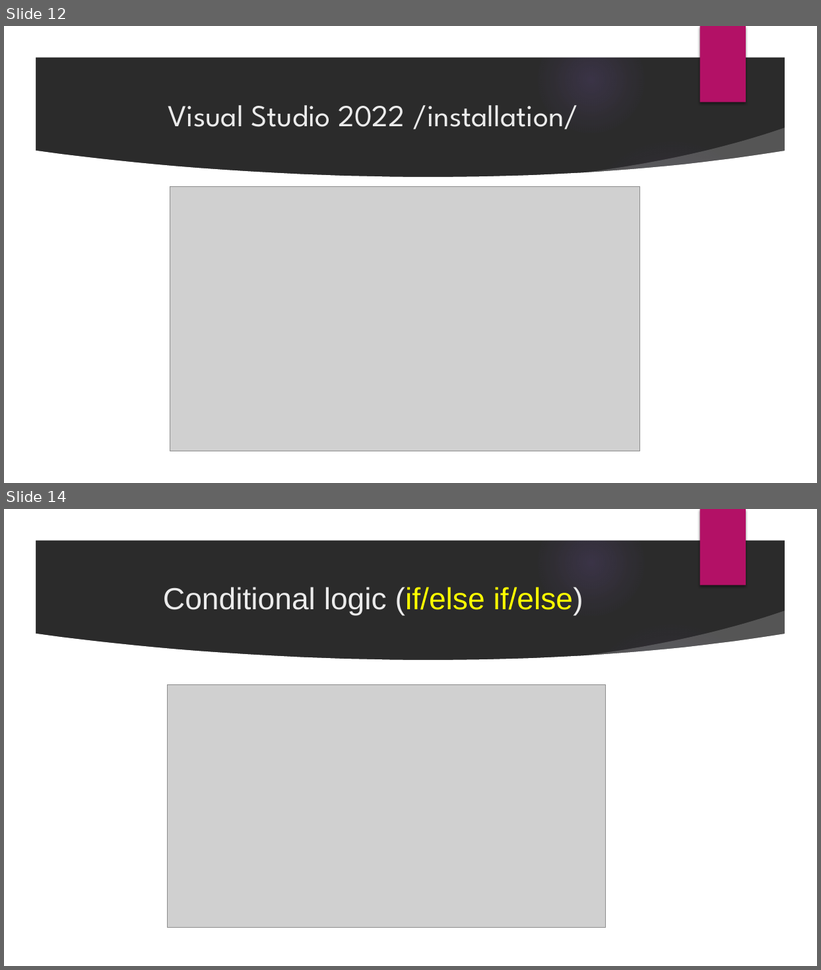
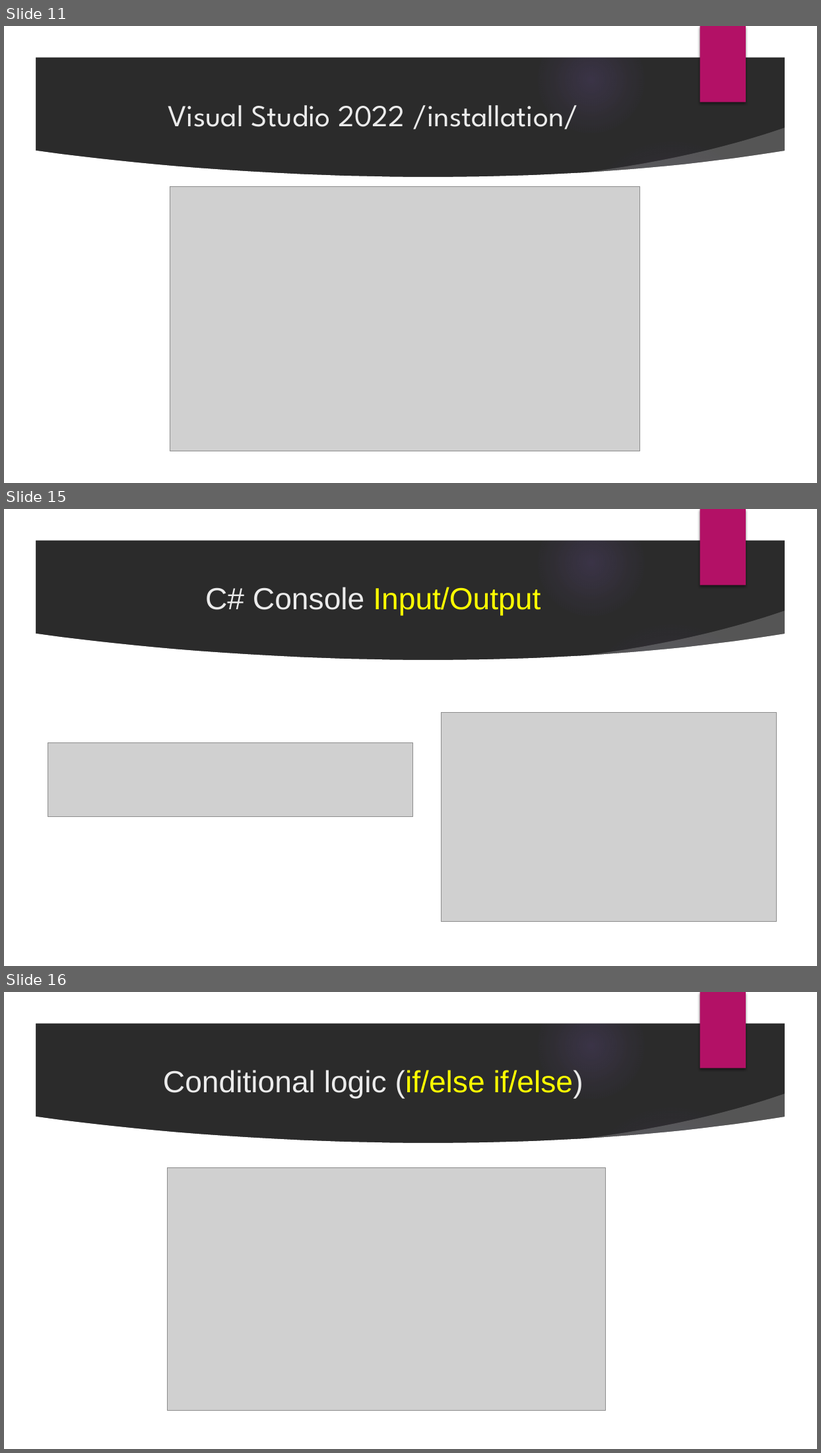
Before and after one commit to velizar92/CSharp-Programming-Presentations, a slide deck: C# Basics.pptx. Shown one above the other, each under a label of ours: slides 12 and 14 before the commit, slides 11, 15 and 16 after it; the slides between them are not shown. The pictures are 821x970 and 821x1453 pixels, drawn with LibreOffice and Linux fonts; fonts in the diff are those of the drawing; grey boxes stand for pictures; background and template pictures are left out; a plain dark background stands for a picture behind light text. Boxes give left, top, right and bottom in pixels: in the first picture for what was removed or moved away, otherwise in the second. Text is boxed around its words. In the diff, an @@ line names an element or a change of style, - is before the commit and + after.

```diff
--- a/C# Basics.pptx
+++ b/C# Basics.pptx
@@ slide 15 added at [4,509,817,966], background picture (left out); not listed: 9 template elements that a slide beside it also shows @@
@@ title added at [205,587,541,616], 36 pt, text #FFFF00 @@
+C# Console Input/Output
@@ picture added at [442,712,777,922] @@
@@ picture added at [48,743,413,817] @@
@@ what was slide 12 is now slide 11 @@
@@ what was slide 14 is now slide 16 @@
```
Also in this commit, not shown: 6 slides changed, 5 other slides added, 1 slide removed.
